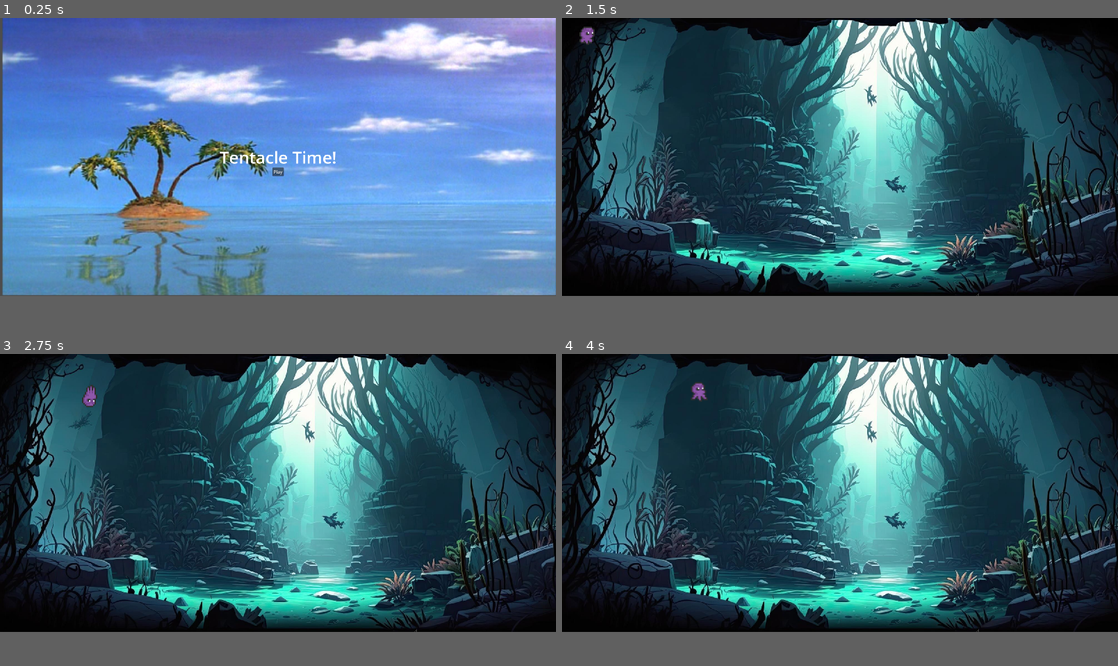
Above: before the commit, frames 1-4 (two rows, left to right).
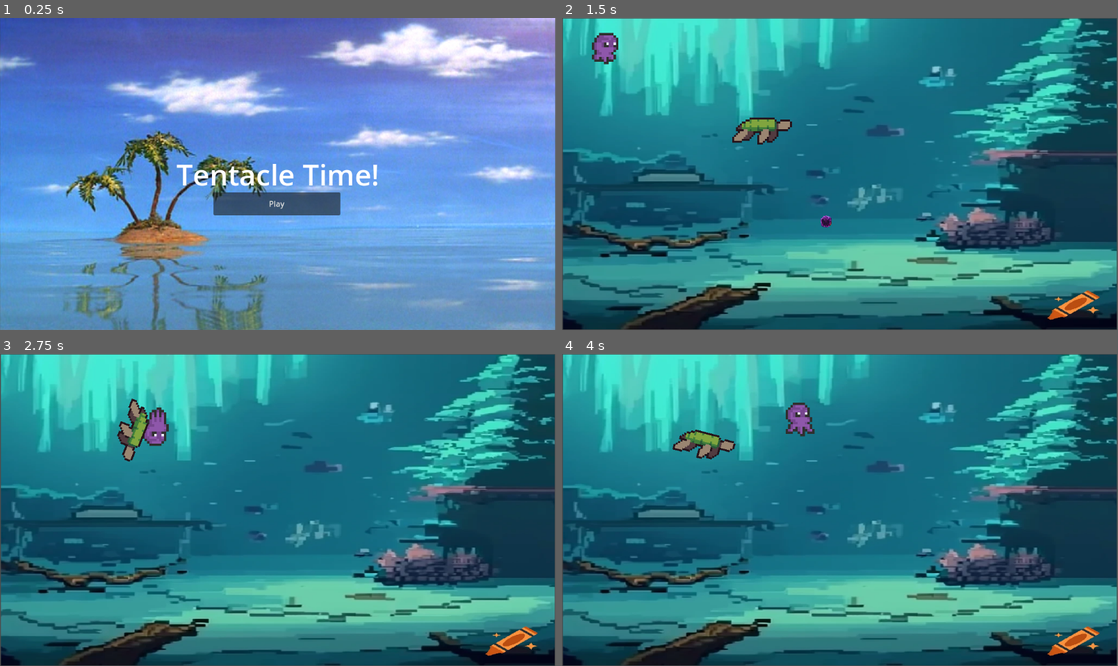
Above: after the commit, the same moments.

Repository: neelyp/Tentacle-Time
Game: Godot game, scene res://Scenes/Menu.tscn
The game is run twice, just before and just after one commit, with the same random seed, the same clock (stepped at 60 frames per second) and the same inputs.
Inputs (mouse positions are in pixels of both pictures, inside the frame that each line leads up to):
- Up to frame 1 (0.25 s): no input
- Up to frame 2 (1.5 s): click "Play" at 0.5 s; move the mouse to (962, 142) at 1.27 s; hold D (move_right) from 1.28 s (still down); click (962, 142) at 1.35 s
- Up to frame 3 (2.75 s): move the mouse to (166, 506) at 2.02 s; release D (move_right) at 2.03 s; hold S (move_down) from 2.03 s (still down); click (166, 506) at 2.1 s
- Up to frame 4 (4 s): move the mouse to (895, 432) at 2.77 s; release S (move_down) at 2.78 s; hold D (move_right) 2.78-3.53 s; tap Shift (stop_move) at 2.85 s; click (895, 432) at 3.05 s; move the mouse to (812, 547) at 3.52 s; hold W (move_up) from 3.53 s (still down); click (812, 547) at 3.6 s
The window is 800x400 before the commit and 799x449 after it. Grey fills any space a smaller window leaves; there, only what the larger window draws over its background counts as a difference.

The runs differ from the first frame. In frame 1, 32% of the frame differs, in the area x 0-100%, y 0-100%; in frame 2, 90%; in frame 3, 90%; in frame 4, 90%.

Commit message:
working on enemy

Diff:
--- /dev/null
+++ b/Scenes/Ink.tscn
@@ -0,0 +1,19 @@
+[gd_scene load_steps=4 format=3 uid="uid://viplgq5h02ng"]
+
+[ext_resource type="Script" path="res://Scripts/Ink.gd" id="1_g8r62"]
+[ext_resource type="Texture2D" uid="uid://b6s3iuacneveo" path="res://imgs/ink.png" id="2_xx2wd"]
+
+[sub_resource type="CapsuleShape2D" id="CapsuleShape2D_5b1qg"]
+radius = 13.0
+height = 26.0
+
+[node name="Ink" type="RigidBody2D"]
+script = ExtResource("1_g8r62")
+
+[node name="Sprite2D" type="Sprite2D" parent="."]
+scale = Vector2(0.1, 0.1)
+texture = ExtResource("2_xx2wd")
+
+[node name="CollisionShape2D" type="CollisionShape2D" parent="."]
+position = Vector2(0, 2)
+shape = SubResource("CapsuleShape2D_5b1qg")
--- a/Scenes/Level_1.tscn
+++ b/Scenes/Level_1.tscn
@@ -1,13 +1,20 @@
-[gd_scene load_steps=3 format=3 uid="uid://qsi0uttv3o2v"]
+[gd_scene load_steps=4 format=3 uid="uid://qsi0uttv3o2v"]
 
 [ext_resource type="PackedScene" uid="uid://cqvgquvs0dc3h" path="res://Scenes/Player.tscn" id="1_0u5go"]
-[ext_resource type="Texture2D" uid="uid://1vbgpeb0xesm" path="res://imgs/scene1.jpeg" id="1_qhbd0"]
+[ext_resource type="Texture2D" uid="uid://clkk1s3gcvyjt" path="res://imgs/level1.png" id="1_djmmd"]
+[ext_resource type="PackedScene" uid="uid://bhggdh7a5wjsq" path="res://Scenes/Turtle.tscn" id="3_ptmvv"]
 
 [node name="Level_1" type="Node2D"]
 
 [node name="Background" type="TextureRect" parent="."]
-offset_right = 2000.0
-offset_bottom = 1000.0
-texture = ExtResource("1_qhbd0")
+offset_left = 2.0
+offset_top = 1.0
+offset_right = 1151.0
+offset_bottom = 647.0
+texture = ExtResource("1_djmmd")
+expand_mode = 1
 
 [node name="Player" parent="." instance=ExtResource("1_0u5go")]
+
+[node name="Turtle" parent="." instance=ExtResource("3_ptmvv")]
+position = Vector2(453, 249)
--- a/Scenes/Menu.tscn
+++ b/Scenes/Menu.tscn
@@ -6,9 +6,9 @@
 [node name="Menu" type="CanvasLayer"]
 
 [node name="Background" type="TextureRect" parent="."]
-offset_left = 9.0
-offset_right = 2000.0
-offset_bottom = 997.0
+offset_left = -1.0
+offset_right = 1153.0
+offset_bottom = 649.0
 texture = ExtResource("1_5iqul")
 expand_mode = 1
 
@@ -33,10 +33,10 @@
 anchor_top = 0.5
 anchor_right = 0.5
 anchor_bottom = 0.5
-offset_left = -20.0
+offset_left = -133.0
 offset_top = 38.0
-offset_right = 21.0
-offset_bottom = 69.0
+offset_right = 130.0
+offset_bottom = 86.0
 grow_horizontal = 2
 grow_vertical = 2
 text = "Play"
--- /dev/null
+++ b/Scenes/Turtle.gd
@@ -0,0 +1,11 @@
+extends RigidBody2D
+
+var player
+var speed = 1.0  # adjust this value to control the enemy's speed
+
+func _ready():
+	player = $"../Player"
+
+func _physics_process(delta):
+	var direction = (player.position - position).normalized()
+	apply_central_force(direction * speed)
--- a/Scenes/Enemy.tscn
+++ b/Scenes/Turtle.tscn
@@ -1,89 +1,89 @@
 [gd_scene load_steps=28 format=3 uid="uid://bhggdh7a5wjsq"]
 
-[ext_resource type="Script" path="res://Scenes/Enemy.gd" id="1_5llx8"]
-[ext_resource type="Texture2D" uid="uid://bbid2esetwidv" path="res://imgs/Enemies/turtle/Attack.png" id="2_jpg5a"]
-[ext_resource type="Texture2D" uid="uid://csix5rqkhdu3d" path="res://imgs/Enemies/turtle/Death.png" id="3_le5yc"]
-[ext_resource type="Texture2D" uid="uid://b6iibcnf2mekw" path="res://imgs/Enemies/turtle/Hurt.png" id="4_7cwrx"]
-[ext_resource type="Texture2D" uid="uid://djdga7tcvjwv0" path="res://imgs/Enemies/turtle/Walk.png" id="5_xcy7p"]
+[ext_resource type="Script" path="res://Scenes/Turtle.gd" id="1_q6plt"]
+[ext_resource type="Texture2D" uid="uid://bbid2esetwidv" path="res://imgs/Enemies/turtle/Attack.png" id="2_g7ssj"]
+[ext_resource type="Texture2D" uid="uid://csix5rqkhdu3d" path="res://imgs/Enemies/turtle/Death.png" id="3_g5nfj"]
+[ext_resource type="Texture2D" uid="uid://b6iibcnf2mekw" path="res://imgs/Enemies/turtle/Hurt.png" id="4_4lto7"]
+[ext_resource type="Texture2D" uid="uid://djdga7tcvjwv0" path="res://imgs/Enemies/turtle/Walk.png" id="5_4affh"]
 
 [sub_resource type="AtlasTexture" id="AtlasTexture_bxaos"]
-atlas = ExtResource("2_jpg5a")
+atlas = ExtResource("2_g7ssj")
 region = Rect2(0, 0, 48, 48)
 
 [sub_resource type="AtlasTexture" id="AtlasTexture_px1u6"]
-atlas = ExtResource("2_jpg5a")
+atlas = ExtResource("2_g7ssj")
 region = Rect2(48, 0, 48, 48)
 
 [sub_resource type="AtlasTexture" id="AtlasTexture_lrhiw"]
-atlas = ExtResource("2_jpg5a")
+atlas = ExtResource("2_g7ssj")
 region = Rect2(96, 0, 48, 48)
 
 [sub_resource type="AtlasTexture" id="AtlasTexture_o00ar"]
-atlas = ExtResource("2_jpg5a")
+atlas = ExtResource("2_g7ssj")
 region = Rect2(144, 0, 48, 48)
 
 [sub_resource type="AtlasTexture" id="AtlasTexture_qucs5"]
-atlas = ExtResource("2_jpg5a")
+atlas = ExtResource("2_g7ssj")
 region = Rect2(192, 0, 48, 48)
 
 [sub_resource type="AtlasTexture" id="AtlasTexture_7k6lw"]
-atlas = ExtResource("2_jpg5a")
+atlas = ExtResource("2_g7ssj")
 region = Rect2(240, 0, 48, 48)
 
 [sub_resource type="AtlasTexture" id="AtlasTexture_7o54u"]
-atlas = ExtResource("3_le5yc")
+atlas = ExtResource("3_g5nfj")
 region = Rect2(0, 0, 48, 48)
 
 [sub_resource type="AtlasTexture" id="AtlasTexture_v2133"]
-atlas = ExtResource("3_le5yc")
+atlas = ExtResource("3_g5nfj")
 region = Rect2(48, 0, 48, 48)
 
 [sub_resource type="AtlasTexture" id="AtlasTexture_axmid"]
-atlas = ExtResource("3_le5yc")
+atlas = ExtResource("3_g5nfj")
 region = Rect2(96, 0, 48, 48)
 
 [sub_resource type="AtlasTexture" id="AtlasTexture_cmw0t"]
-atlas = ExtResource("3_le5yc")
+atlas = ExtResource("3_g5nfj")
 region = Rect2(144, 0, 48, 48)
 
 [sub_resource type="AtlasTexture" id="AtlasTexture_8cwfc"]
-atlas = ExtResource("3_le5yc")
+atlas = ExtResource("3_g5nfj")
 region = Rect2(192, 0, 48, 48)
 
 [sub_resource type="AtlasTexture" id="AtlasTexture_xt4ho"]
-atlas = ExtResource("3_le5yc")
+atlas = ExtResource("3_g5nfj")
 region = Rect2(240, 0, 48, 48)
 
 [sub_resource type="AtlasTexture" id="AtlasTexture_r038h"]
-atlas = ExtResource("4_7cwrx")
+atlas = ExtResource("4_4lto7")
 region = Rect2(0, 0, 48, 48)
 
 [sub_resource type="AtlasTexture" id="AtlasTexture_pfjdh"]
-atlas = ExtResource("4_7cwrx")
+atlas = ExtResource("4_4lto7")
 region = Rect2(48, 0, 48, 48)
 
 [sub_resource type="AtlasTexture" id="AtlasTexture_ocexw"]
-atlas = ExtResource("5_xcy7p")
+atlas = ExtResource("5_4affh")
 region = Rect2(0, 0, 48, 48)
 
 [sub_resource type="AtlasTexture" id="AtlasTexture_rwtli"]
-atlas = ExtResource("5_xcy7p")
+atlas = ExtResource("5_4affh")
 region = Rect2(48, 0, 48, 48)
 
 [sub_resource type="AtlasTexture" id="AtlasTexture_xexb4"]
-atlas = ExtResource("5_xcy7p")
+atlas = ExtResource("5_4affh")
 region = Rect2(96, 0, 48, 48)
 
 [sub_resource type="AtlasTexture" id="AtlasTexture_rvhhl"]
-atlas = ExtResource("5_xcy7p")
+atlas = ExtResource("5_4affh")
 region = Rect2(144, 0, 48, 48)
 
 [sub_resource type="AtlasTexture" id="AtlasTexture_yruuh"]
-atlas = ExtResource("5_xcy7p")
+atlas = ExtResource("5_4affh")
 region = Rect2(192, 0, 48, 48)
 
 [sub_resource type="AtlasTexture" id="AtlasTexture_mgjml"]
-atlas = ExtResource("5_xcy7p")
+atlas = ExtResource("5_4affh")
 region = Rect2(240, 0, 48, 48)
 
 [sub_resource type="SpriteFrames" id="SpriteFrames_ekom5"]
@@ -172,9 +172,13 @@
 [sub_resource type="CapsuleShape2D" id="CapsuleShape2D_jorru"]
 
 [node name="Turtle" type="RigidBody2D"]
-script = ExtResource("1_5llx8")
+position = Vector2(200, 154)
+mass = 0.01
+gravity_scale = 0.0
+script = ExtResource("1_q6plt")
 
-[node name="AnimatedSprite2D" type="AnimatedSprite2D" parent="."]
+[node name="turtle" type="AnimatedSprite2D" parent="."]
+scale = Vector2(4, 4)
 sprite_frames = SubResource("SpriteFrames_ekom5")
 animation = &"attack"
 frame_progress = 0.494998
--- a/Scenes/Enemy.gd
+++ b/Scripts/Ink.gd
@@ -3,8 +3,9 @@
 
 # Called when the node enters the scene tree for the first time.
 func _ready():
-	pass # Replace with function body.
+	add_to_group("Ink")
 
 
 # Called every frame. 'delta' is the elapsed time since the previous frame.
 func _process(delta):
+	pass
--- a/Scripts/Player.gd
+++ b/Scripts/Player.gd
@@ -37,12 +37,10 @@
 	if chkAction("stop_move"):
 		velocity.x = 0
 		velocity.y = 0
-	#if chkAction("attack"):
-		#$octopus.play("attack")
 
 	position += velocity * delta
 
-	# You may want to limit the velocity to prevent the octopus from moving too fast
+
 	position.x = clamp(position.x, 0, screen_size.x)
 	position.y = clamp(position.y, 0, screen_size.y)
 
@@ -54,6 +52,18 @@
 	if not is_moving:
 		$octopus.play("idle")
 
+func _input(event):
+	if chkAction("attack"):
+		shoot_projectile(get_global_mouse_position())
+
+
+func shoot_projectile(target_position):
+	var direction = (target_position - position).normalized()
+	var projectile = load("res://Scenes/Ink.tscn").instantiate()
+	add_child(projectile)
+	projectile.position = position
+	projectile.linear_velocity = direction * 500
+
 func take_damage(dmg):
 	health -= dmg
 
--- a/project.godot
+++ b/project.godot
@@ -10,14 +10,13 @@
 
 [application]
 
-config/name="game jam"
+config/name="Tentacle Time!"
 run/main_scene="res://Scenes/Menu.tscn"
 config/features=PackedStringArray("4.2", "GL Compatibility")
 
 [display]
 
-window/size/viewport_width=2000
-window/size/viewport_height=1000
+window/size/resizable=false
 
 [input]
 
Binary file added: imgs/ink.png
Not shown, added: imgs/ink.png.import
Binary file added: imgs/level1.png
Not shown, changed: imgs/level1.png.import
Binary file removed: imgs/scene1.jpeg
